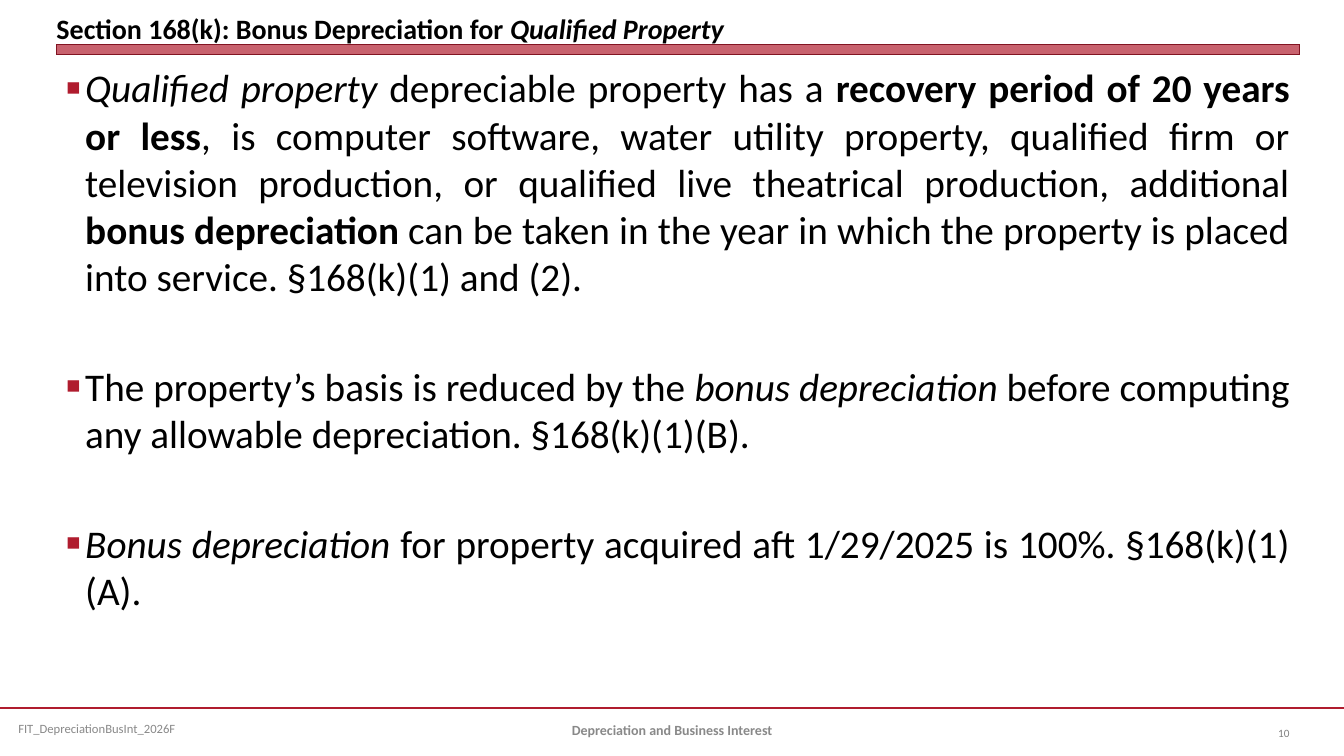
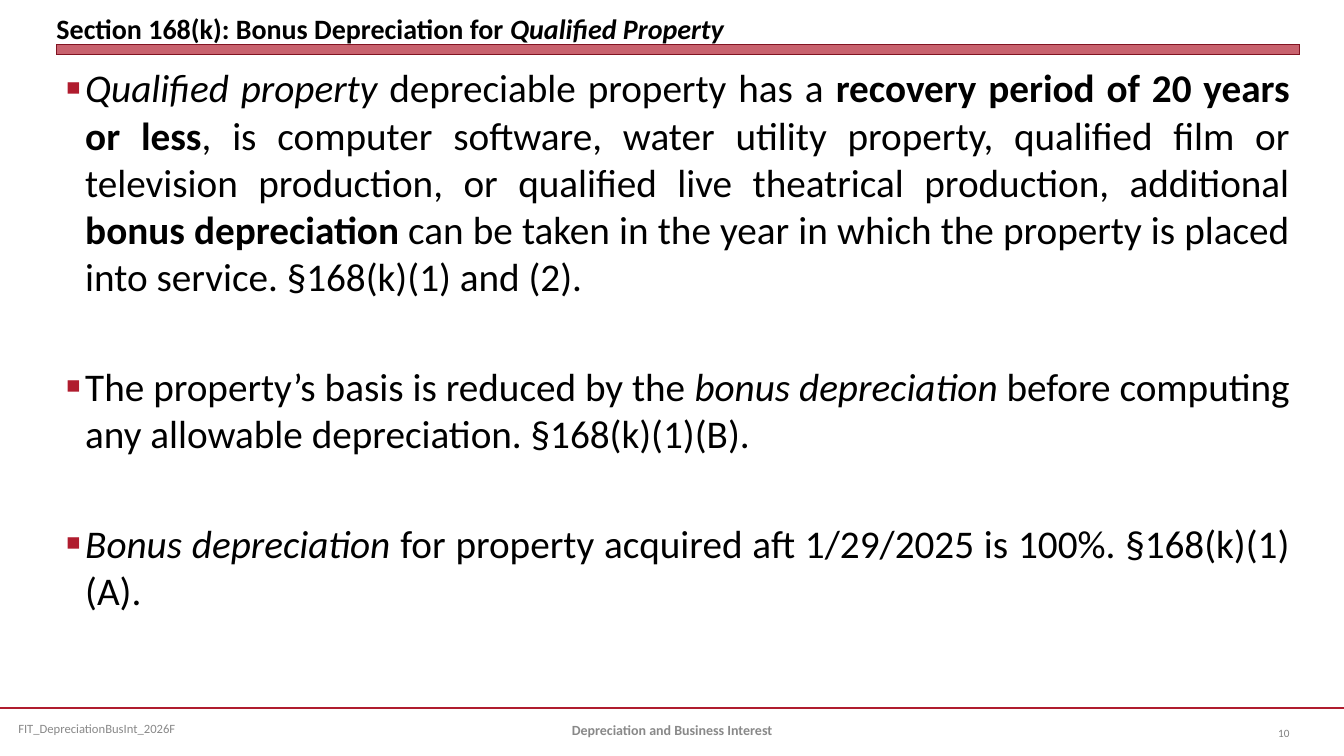
Before and after one commit to jmc877/Fed-Income-Tax, a slide deck: slide 10 of slides/FIT_DepreciationBusInt_2026F.pptx. Drawn at 1344x756 pixels with LibreOffice and Linux fonts; fonts in the diff are those of the drawing. Boxes give left, top, right and bottom in pixels: in the first picture for what was removed or moved away, otherwise in the second. Text is boxed around its words. In the diff, an @@ line names an element or a change of style, - is before the commit and + after.

```diff
--- a/slides/FIT_DepreciationBusInt_2026F.pptx
+++ b/slides/FIT_DepreciationBusInt_2026F.pptx
@@ text at [85,74,1290,297]: text changed @@
-■ Qualified property depreciable property has a recovery period of 20 years or less, is computer software, water utility property, qualified firm or television production, or qualified live theatrical production, additional bonus depreciation can be taken in the year in which the property is placed into service. §168(k)(1) and (2).
+■ Qualified property depreciable property has a recovery period of 20 years or less, is computer software, water utility property, qualified film or television production, or qualified live theatrical production, additional bonus depreciation can be taken in the year in which the property is placed into service. §168(k)(1) and (2).
```
Also in this commit, not shown: 1 other slide changed.
